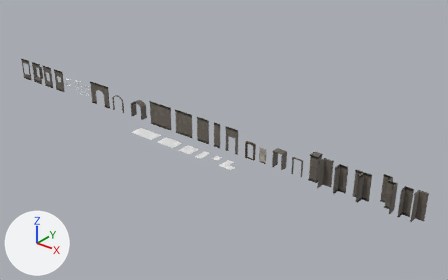
Renders of the FBX model UnityProject/Assets/LevelDesignSetup1.fbx from each side of a commit.
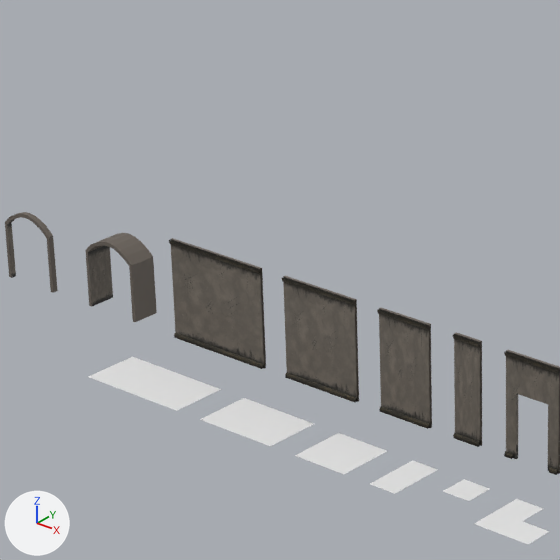
The first picture shows the older version from a 50 mm lens placed at (0.473, -0.583, 0.376), pointed at (-0.013, 0.025, -0.001). The close-ups show both versions on the part from 25% to 53% of the width and 17% to 62% of the height of that picture; other places that the commit changed are outside them. Every picture has the same lights, and +X, +Y and +Z are marked at lower left. Where no turn or scale is listed for an object, it has been applied to the vertices.

Names of what the first close-up shows: 'floor_regular_1x2', 'floor_regular_2x2', 'floor_regular_3x2', 'floor_regular_4x2', 'floor_regular_ForDoubleCorners', 'wall_regular_1m', 'wall_regular_2m', 'wall_regular_3m', 'wall_regular_4m', 'wall_regular_BeveledHallway', 'wall_regular_BeveledHallwaySHORT', 'wall_regular_DoorElement'.
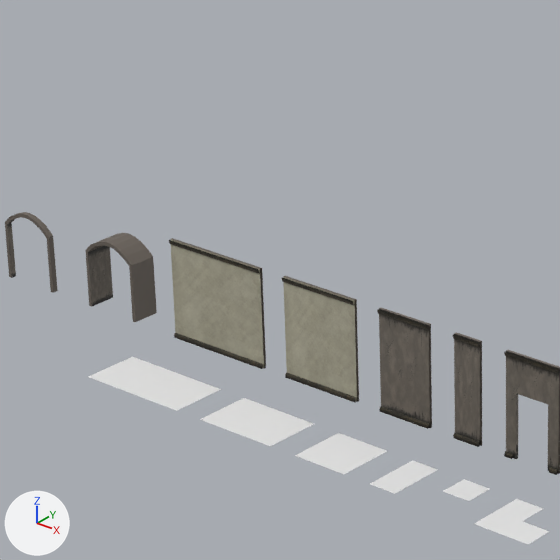
The change, as a diff of the scene's bpy script:
```diff
--- a/UnityProject/Assets/LevelDesignSetup1.fbx.py
+++ b/UnityProject/Assets/LevelDesignSetup1.fbx.py
@@ img_wall_painted_v1_png @@
+img_wall_painted_v1_png = load_image('Wall_Painted_v1.png', 'Visuals/Module Materials/Textures/Wall_Painted_v1.png', 1024, 1024, 'sRGB')
@@ mat_none__wall_painted_v1_png @@
+mat_none__wall_painted_v1_png = principled_material('None__Wall_Painted_v1_png')
+mat_none__wall_painted_v1_png.texture = img_wall_painted_v1_png
+mat_none__wall_painted_v1_png.roughness = 0.649
@@ me_wall_regular_3m @@
 me_wall_regular_3m.from_pydata(...)  # 24 vertices, 10 faces; spans x -0.01..0.02, y -0.0007..0.001, z 0.0..0.035
-me_wall_regular_3m.materials.append(mat_none__concretewall_v1_png)  # picture img_concretewall_v1_png
+me_wall_regular_3m.materials.append(mat_none__wall_painted_v1_png)  # picture img_wall_painted_v1_png
@@ me_wall_regular_4m @@
 me_wall_regular_4m.from_pydata(...)  # 24 vertices, 10 faces; spans x -0.03..0.01, y -0.0007..0.001, z 0.0..0.035
-me_wall_regular_4m.materials.append(mat_none__concretewall_v1_png)  # picture img_concretewall_v1_png
+me_wall_regular_4m.materials.append(mat_none__wall_painted_v1_png)  # picture img_wall_painted_v1_png
```

Where the change shows, as pixel boxes [x1, y1, x2, y2] in the close-ups (560 x 560 px):
'wall_regular_4m', recoloured
    both: [169, 238, 266, 369]
'wall_regular_3m', recoloured
    both: [282, 276, 359, 403]
